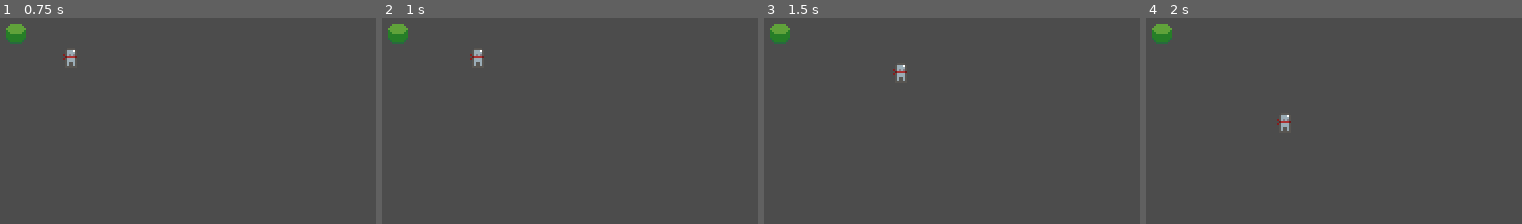
Above: before the commit, frames 1-4 (left to right).
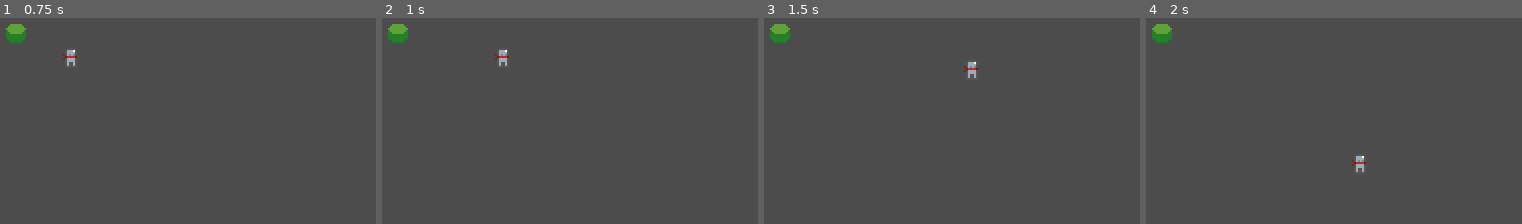
Above: after the commit, the same moments.

Repository: jxprovost/Final_Project-Team_5
Game: Godot game, scene res://World/World.tscn
Two runs of this game, one before a commit and one after it. Both use one fixed random seed, a clock stepped at 60 frames per second and the inputs below.
Inputs:
- Up to frame 1 (0.75 s): tap Enter at 0.5 s; hold Right (ui_right) from 0.53 s (still down)
- Up to frame 2 (1 s): keep holding Right (ui_right)
- Up to frame 3 (1.5 s): release Right (ui_right) at 1.28 s; hold Down (ui_down) from 1.28 s (still down)
- Up to frame 4 (2 s): keep holding Down (ui_down)

Frame 1 is identical in both runs. In frame 2, 0.3% of the frame differs, in the area x 23-34%, y 15-24%; in frame 3, 0.3%; in frame 4, 0.3%.

Commit message:
Update player collision

Diff:
--- a/Project/Player/Player.gd
+++ b/Project/Player/Player.gd
@@ -1,8 +1,8 @@
 extends KinematicBody2D
 
-const _ACCELERATION = 10
+const _ACCELERATION = 400
 const _FRICTION = 400
-const _MAX_SPEED = 50
+const _MAX_SPEED = 100
 
 var _velocity = Vector2.ZERO
 
@@ -14,10 +14,9 @@
 	input_vector = input_vector.normalized()
 
 	if input_vector != Vector2.ZERO:
-		_velocity += input_vector * _ACCELERATION * delta
-		_velocity = _velocity.clamped(_MAX_SPEED * delta)
+		_velocity = _velocity.move_toward(input_vector * _MAX_SPEED, _ACCELERATION * delta)
 	else:
 		_velocity = _velocity.move_toward(Vector2.ZERO, _FRICTION * delta)
 
 	print(_velocity)
-	return move_and_collide(_velocity)
+	_velocity = move_and_slide(_velocity)
--- a/Project/Player/Player.tscn
+++ b/Project/Player/Player.tscn
@@ -11,9 +11,18 @@
 "speed": 5.0
 } ]
 
+[sub_resource type="CapsuleShape2D" id=2]
+radius = 2.0
+height = 2.0
+
 [node name="Player" type="KinematicBody2D"]
 script = ExtResource( 2 )
 
 [node name="AnimatedSprite" type="AnimatedSprite" parent="."]
 frames = SubResource( 1 )
 animation = "Idle"
+
+[node name="CollisionShape2D" type="CollisionShape2D" parent="."]
+position = Vector2( 0, 3 )
+rotation = -1.5708
+shape = SubResource( 2 )
--- a/Project/project.godot
+++ b/Project/project.godot
@@ -21,6 +21,7 @@
 window/size/test_width=1280
 window/size/test_height=720
 window/stretch/mode="2d"
+window/stretch/aspect="keep"
 
 [importer_defaults]
 
Not shown: 1 places in Project/Player/Player.tscn that only renumber resources
